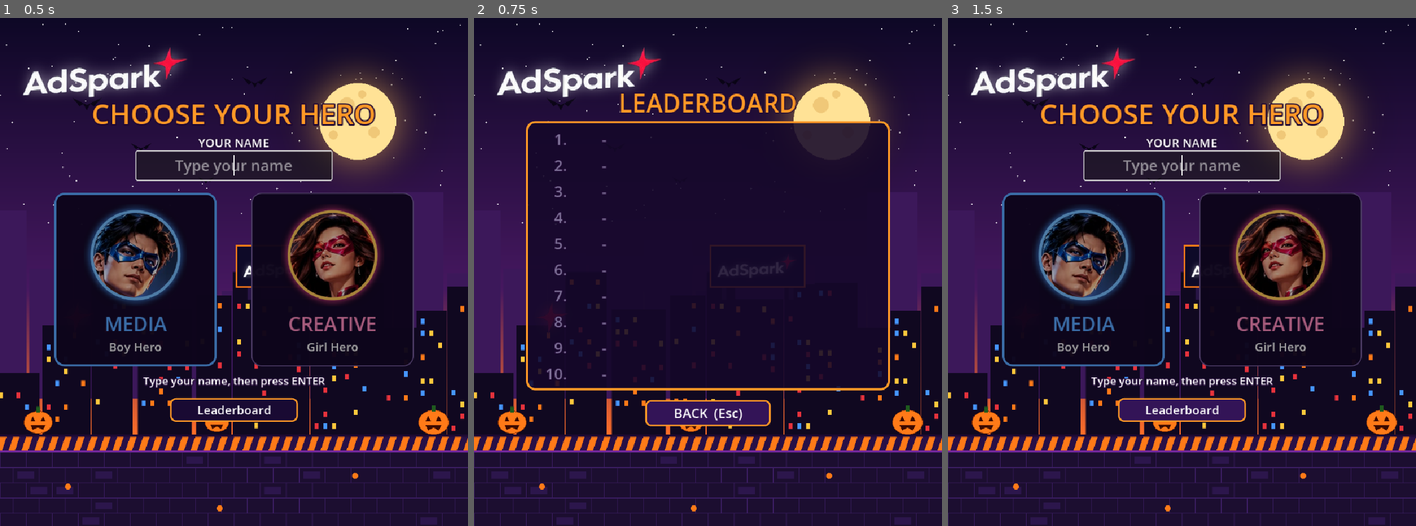
Above: before the commit, frames 1-3 (left to right).
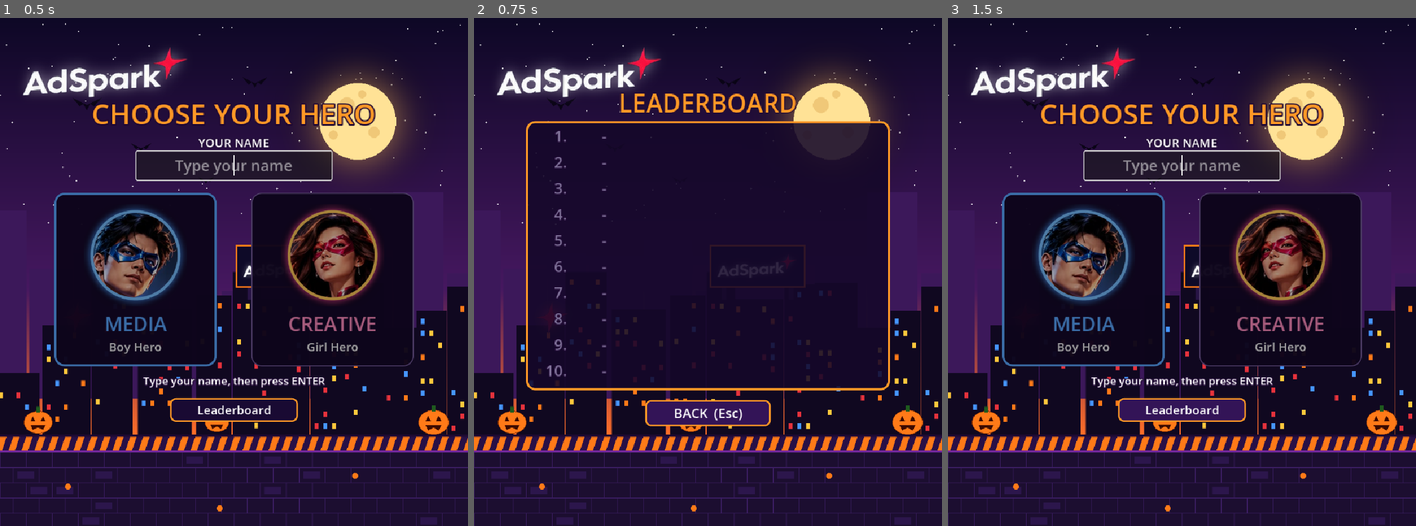
Above: after the commit, the same moments.

Repository: Allenspark05/AdsparkGame
Game: Godot game, scene res://scenes/select.tscn
Two runs of this game, one before a commit and one after it. Both use one fixed random seed, a clock stepped at 60 frames per second and the inputs below. Sound files missing from this copy of the repository are replaced by a short silence.
Inputs:
- Up to frame 1 (0.5 s): no input
- Up to frame 2 (0.75 s): click "Leaderboard" at 0.5 s
- Up to frame 3 (1.5 s): click "BACK (Esc)" at 1.25 s

Frame 1 is identical in both runs. In frame 2, 0.4% of the frame differs, in the area x 15-29%, y 22-72%; in frame 3, nothing differs.

Commit message:
Share the leaderboard through Firebase and show the top 100

Diff:
--- a/scenes/leaderboard.gd
+++ b/scenes/leaderboard.gd
@@ -1,19 +1,77 @@
 extends Node
 
 # Autoload: local leaderboard with one row per player (their best score).
-# Every player is kept so ranks beyond ten still work; the screens show the top 10.
-# Only _load() and _save() touch storage, so an online backend can replace them later.
+# Scores are cached in a local file and shared through a Firebase Realtime Database
+# (REST API, no SDK). If the network is down the local copy keeps working.
 
-const SHOWN : int = 10
+signal changed
+
+const SHOWN : int = 100
 const MAX_STORED : int = 500
 const MAX_NAME : int = 12
 
 var save_path : String = "user://leaderboard.json"
+var db_url : String = "https://adpsarkgame-default-rtdb.asia-southeast1.firebasedatabase.app"
 var entries : Array = []
 var last_name : String = ""
 
 func _ready():
 	_load()
+	# headless runs are tests: never touch the real online board from them
+	if DisplayServer.get_name() == "headless":
+		db_url = ""
+	refresh()
+
+# Pulls the top scores from the online board and merges them into the local copy.
+func refresh() -> void:
+	if db_url == "" or not is_inside_tree():
+		return
+	var req = HTTPRequest.new()
+	add_child(req)
+	req.request_completed.connect(_on_fetched.bind(req))
+	var url = db_url + '/scores.json?orderBy="score"&limitToLast=%d' % SHOWN
+	if req.request(url) != OK:
+		req.queue_free()
+
+func _on_fetched(result: int, code: int, _headers: PackedStringArray, body: PackedByteArray, req: HTTPRequest) -> void:
+	req.queue_free()
+	if result != HTTPRequest.RESULT_SUCCESS or code != 200:
+		return
+	var parsed = JSON.parse_string(body.get_string_from_utf8())
+	if typeof(parsed) != TYPE_DICTIONARY:
+		return
+	for k in parsed:
+		var e = parsed[k]
+		if typeof(e) == TYPE_DICTIONARY and typeof(e.get("score")) in [TYPE_INT, TYPE_FLOAT] \
+				and typeof(e.get("name")) == TYPE_STRING:
+			_merge({
+				"name": _clean_name(e["name"]),
+				"score": int(e["score"]),
+				"hero": str(e.get("hero", "boy")),
+				"date": str(e.get("date", "")),
+			})
+	_save()
+	changed.emit()
+
+# Firebase keys cannot hold . $ # [ ] / so the lowercase name is stored hex-encoded.
+func _db_key(clean: String) -> String:
+	return clean.to_lower().to_utf8_buffer().hex_encode()
+
+func _upload(entry: Dictionary) -> void:
+	if db_url == "" or not is_inside_tree():
+		return
+	var req = HTTPRequest.new()
+	add_child(req)
+	req.request_completed.connect(_on_uploaded.bind(req))
+	var url = "%s/scores/%s.json" % [db_url, _db_key(entry["name"])]
+	var err = req.request(url, ["Content-Type: application/json"], HTTPClient.METHOD_PUT, JSON.stringify(entry))
+	if err != OK:
+		req.queue_free()
+
+# The database refuses lower scores, so refresh to learn the player's true standing.
+func _on_uploaded(_result: int, _code: int, _headers: PackedStringArray, _body: PackedByteArray, req: HTTPRequest) -> void:
+	req.queue_free()
+	refresh()
 
 # Records a finished round. A score only counts if it beats the player's own best;
 # a zero score is never recorded. Players are matched ignoring upper/lower case.
@@ -23,12 +81,15 @@
 	var key = clean.to_lower()
 	var before = _score_of(key)
 	if score > 0:
-		_merge({
+		var entry = {
 			"name": clean,
 			"score": score,
 			"hero": hero,
 			"date": Time.get_datetime_string_from_system(),
-		})
+		}
+		_merge(entry)
+		if score > before:
+			_upload(entry)
 	last_name = clean
 	_save()
 	var idx = _index_of(key)
--- a/scenes/leaderboard_screen.gd
+++ b/scenes/leaderboard_screen.gd
@@ -1,14 +1,17 @@
 extends Control
 
 const UiStyle = preload("res://scenes/ui_style.gd")
-const ROWS : int = 10
-const ROW_Y : int = 204
+const VISIBLE_ROWS : int = 10  # rows that fit on screen; the rest scroll
+const MIN_ROWS : int = 10      # empty boards still show this many placeholder rows
 const ROW_H : int = 48
 const HERO_ICONS = {
 	"boy": "res://assets/portrait_boy.png",
 	"girl": "res://assets/portrait_girl.png",
 }
 const RANK_COLORS = [Color(1.0, 0.84, 0.2), Color(0.82, 0.85, 0.9), Color(0.85, 0.55, 0.3)]
+
+var scroll : ScrollContainer
+var rows : Control
 
 func _ready():
 	var bg = Sprite2D.new()
@@ -28,7 +31,7 @@
 
 	var panel = Panel.new()
 	panel.position = Vector2(96, 190)
-	panel.size = Vector2(672, ROWS * ROW_H + 16)
+	panel.size = Vector2(672, VISIBLE_ROWS * ROW_H + 16)
 	var sb = StyleBoxFlat.new()
 	sb.bg_color = Color(0.08, 0.03, 0.16, 0.88)
 	sb.border_color = Color(1.0, 0.6, 0.15)
@@ -37,27 +40,16 @@
 	panel.add_theme_stylebox_override("panel", sb)
 	add_child(panel)
 
-	var entries = Leaderboard.top(ROWS)
-	for i in ROWS:
-		var y = ROW_Y + i * ROW_H
-		var has_entry = i < entries.size()
-		var color = Color(1, 1, 1) if has_entry else Color(0.5, 0.45, 0.6)
-		if has_entry and i < RANK_COLORS.size():
-			color = RANK_COLORS[i]
-		_label("%d." % (i + 1), Vector2(112, y), 60, HORIZONTAL_ALIGNMENT_RIGHT, 28, color)
-		if has_entry:
-			var e = entries[i]
-			var icon = TextureRect.new()
-			icon.texture = load(HERO_ICONS.get(e["hero"], HERO_ICONS["boy"]))
-			icon.expand_mode = TextureRect.EXPAND_IGNORE_SIZE
-			icon.stretch_mode = TextureRect.STRETCH_KEEP_ASPECT_CENTERED
-			icon.position = Vector2(184, y + 2)
-			icon.size = Vector2(36, 36)
-			add_child(icon)
-			_label(e["name"], Vector2(236, y), 330, HORIZONTAL_ALIGNMENT_LEFT, 28, color)
-			_label(str(e["score"]), Vector2(580, y), 160, HORIZONTAL_ALIGNMENT_RIGHT, 28, color)
-		else:
-			_label("-", Vector2(236, y), 330, HORIZONTAL_ALIGNMENT_LEFT, 28, color)
+	scroll = ScrollContainer.new()
+	scroll.position = Vector2(96, 198)
+	scroll.size = Vector2(672, VISIBLE_ROWS * ROW_H)
+	scroll.horizontal_scroll_mode = ScrollContainer.SCROLL_MODE_DISABLED
+	add_child(scroll)
+	rows = Control.new()
+	scroll.add_child(rows)
+	_populate()
+	Leaderboard.changed.connect(_populate)
+	Leaderboard.refresh()  # pick up scores other players have posted
 
 	var back = Button.new()
 	back.text = "BACK  (Esc)"
@@ -69,7 +61,35 @@
 	UiStyle.style_button(back)
 	add_child(back)
 
-func _label(text: String, pos: Vector2, width: float, align: int, font_size: int, color: Color) -> Label:
+func _populate() -> void:
+	for c in rows.get_children():
+		c.queue_free()
+		rows.remove_child(c)
+	var entries = Leaderboard.top(Leaderboard.SHOWN)
+	var count = maxi(entries.size(), MIN_ROWS)
+	rows.custom_minimum_size = Vector2(672, count * ROW_H)
+	for i in count:
+		var y = i * ROW_H
+		var has_entry = i < entries.size()
+		var color = Color(1, 1, 1) if has_entry else Color(0.5, 0.45, 0.6)
+		if has_entry and i < RANK_COLORS.size():
+			color = RANK_COLORS[i]
+		_label("%d." % (i + 1), Vector2(16, y), 60, HORIZONTAL_ALIGNMENT_RIGHT, 28, color, rows)
+		if has_entry:
+			var e = entries[i]
+			var icon = TextureRect.new()
+			icon.texture = load(HERO_ICONS.get(e["hero"], HERO_ICONS["boy"]))
+			icon.expand_mode = TextureRect.EXPAND_IGNORE_SIZE
+			icon.stretch_mode = TextureRect.STRETCH_KEEP_ASPECT_CENTERED
+			icon.position = Vector2(88, y + 2)
+			icon.size = Vector2(36, 36)
+			rows.add_child(icon)
+			_label(e["name"], Vector2(140, y), 330, HORIZONTAL_ALIGNMENT_LEFT, 28, color, rows)
+			_label(str(e["score"]), Vector2(484, y), 160, HORIZONTAL_ALIGNMENT_RIGHT, 28, color, rows)
+		else:
+			_label("-", Vector2(140, y), 330, HORIZONTAL_ALIGNMENT_LEFT, 28, color, rows)
+
+func _label(text: String, pos: Vector2, width: float, align: int, font_size: int, color: Color, parent: Node = self) -> Label:
 	var l = Label.new()
 	l.text = text
 	l.add_theme_font_size_override("font_size", font_size)
@@ -79,12 +99,16 @@
 	l.position = pos
 	l.size = Vector2(width, 40)
 	l.horizontal_alignment = align
-	add_child(l)
+	parent.add_child(l)
 	return l
 
 func _unhandled_input(event):
 	if event.is_action_pressed("ui_cancel"):
 		_back()
+	elif event.is_action_pressed("ui_down"):
+		scroll.scroll_vertical += ROW_H
+	elif event.is_action_pressed("ui_up"):
+		scroll.scroll_vertical -= ROW_H
 
 func _back():
 	AudioManager.play("confirm")
--- a/tests/test_leaderboard.gd
+++ b/tests/test_leaderboard.gd
@@ -73,15 +73,23 @@
 	check(r["rank"] == 3 and r["total"] == 3, "rank and total are reported: %s" % [r])
 	check(lb.best() == 9, "best() is the top score")
 
-	# every player is stored, top() shows ten, and ranks beyond ten are still reported
+	# every player is stored, top() shows up to 100, and ranks beyond ten are still reported
 	lb = fresh()
 	for i in range(1, 13):
 		lb.record("P%d" % i, i + 10, "boy")
-	check(lb.top().size() == 10, "top() shows at most 10 entries")
+	check(lb.top().size() == 12, "top() lists every player up to the limit")
 	check(lb.top(3).size() == 3, "top(3) returns three entries")
 	check(lb.count() == 12, "all 12 players are kept")
 	r = lb.record("Late", 1, "boy")
 	check(r["rank"] == 13 and r["total"] == 13 and r["is_best"], "a player below the top ten still gets a rank: %s" % [r])
+
+	# 100 players: all are kept and ranked, and top() caps at 100
+	lb = fresh()
+	for i in range(1, 121):
+		lb.record("Player%d" % i, i, "boy")
+	check(lb.count() == 120, "120 players are all stored")
+	check(lb.top().size() == 100, "top() caps at 100 entries")
+	check(lb.top()[0]["name"] == "Player120" and lb.top()[99]["name"] == "Player21", "the 100 best are shown in order")
 
 	# names
 	lb = fresh()
--- a/tests/test_leaderboard_screen.gd
+++ b/tests/test_leaderboard_screen.gd
@@ -21,6 +21,7 @@
 	for c in node.get_children():
 		if c is Label and c.text == text:
 			n += 1
+		n += labels_with_text(c, text)
 	return n
 
 func key(code: int) -> InputEventKey:
Not shown, changed: docs/build/web/index.144x144.png.import
Not shown, changed: docs/build/web/index.180x180.png.import
Not shown, changed: docs/build/web/index.512x512.png.import
Not shown, changed: docs/build/web/index.apple-touch-icon.png.import
Not shown, changed: docs/build/web/index.icon.png.import
Not shown, changed: docs/build/web/index.png.import
Not shown, added: .gitignore
Not shown, changed: docs/build/web/index.html
Not shown, changed: docs/build/web/index.pck
Not shown, changed: docs/build/web/index.service.worker.js
